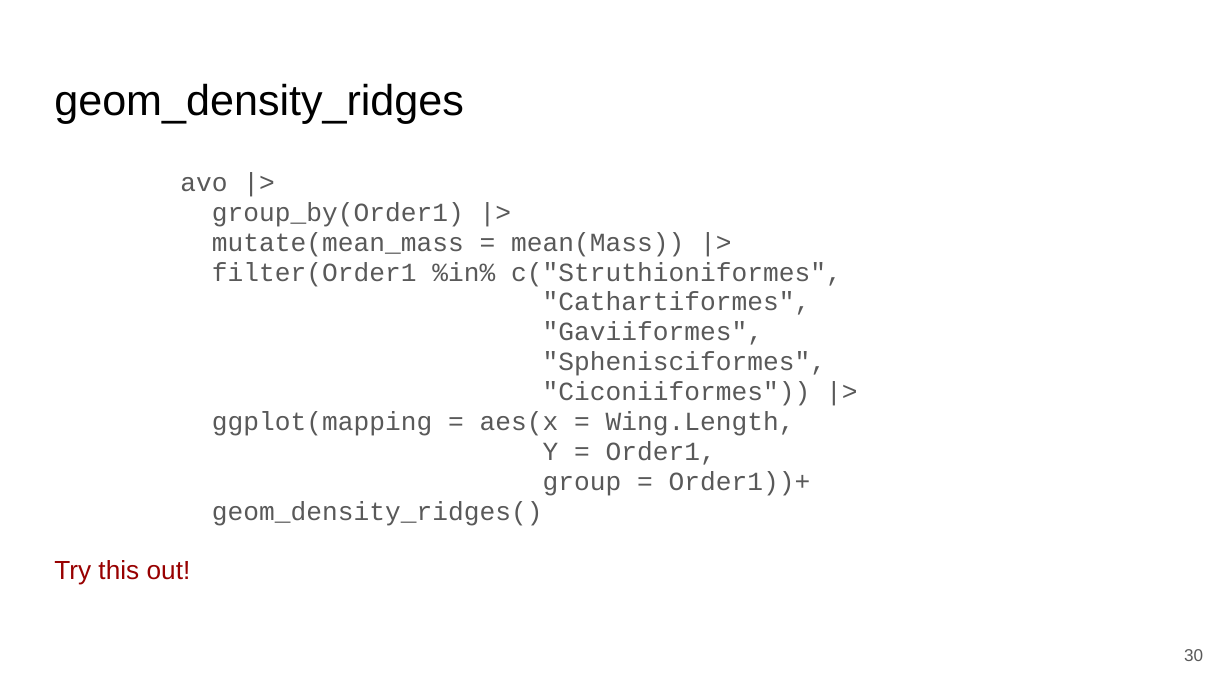
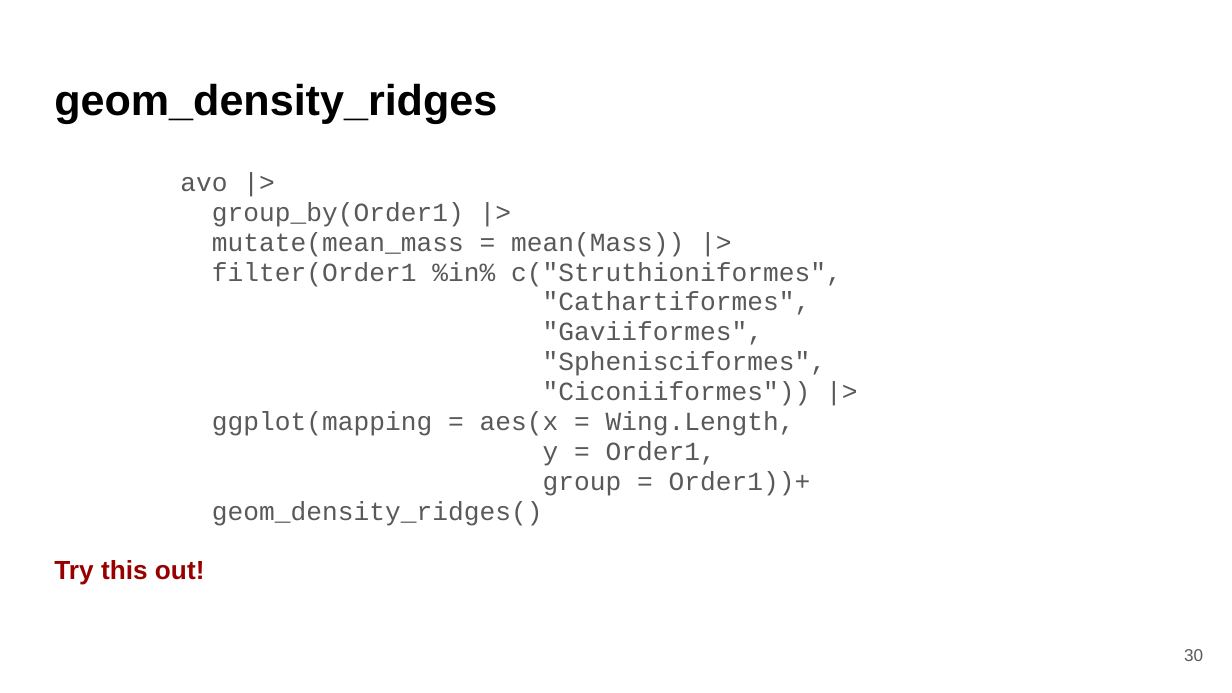
Before and after one commit to bmaitner/biometry_course, a slide deck: slide 30 of lectures/Lecture_08_ggplot.pptx. Drawn at 1232x693 pixels with LibreOffice and Linux fonts; fonts in the diff are those of the drawing. Boxes give left, top, right and bottom in pixels: in the first picture for what was removed or moved away, otherwise in the second. Text is boxed around its words. In the diff, an @@ line names an element or a change of style, - is before the commit and + after.

```diff
--- a/lectures/Lecture_08_ggplot.pptx
+++ b/lectures/Lecture_08_ggplot.pptx
@@ title "geom_density_ridges" at box(54, 83, 497, 123): bold on @@
@@ text at box(543, 442, 716, 466): text changed @@
-Y = Order1,
+y = Order1,
@@ text at box(54, 560, 205, 585): bold on in "Try this out!" @@
```
Also in this commit, not shown: 37 other slides changed, 3 slides added, 1 slide removed, 4 other files.
